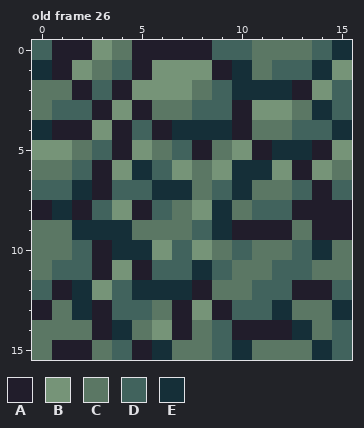
Pixel-art file -- aseprite/main.aseprite. This is how it looked before the edit.
16x16 pixels, 293 frames. Colours within 5 levels of each other are drawn and written as one. Shown: old frame 26. The commit also changed other frames, which this record leaves out.
Palette (. is transparent): A #211d2b  B #769478  C #5b7764  D #41635d  E #152f38
After:
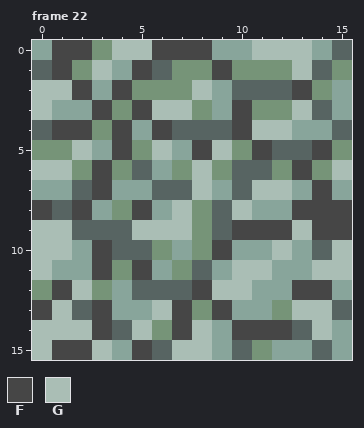
Colours new in this view: F #464646  G #aabeb5
A new or re-ordered frame is compared with the old frame closest to it.
From old to new:
frames 293 -> 295
@@ palette @@
-D #41635d
+D #88a59b
-E #152f38
+E #576462
--- frame 22 is new; against old frame 26, layer "main"
@@ x 0..15 @@
- 0 DAABCAAAADDCCCDE
- 1 EABCDABBBAECDDEB
- 2 CCADABBBCDEEEABD
- 3 CDDABACCDDABBCED
- 4 EAABADAEEEACCDDE
- 5 BBCDABCDACBAEEAB
- 6 CCDABEDBCBEEBABC
- 7 DDEADDEECDECCDAD
- 8 AEADBADCBECDDAAA
- 9 CCEEECCCDEAAACAA
-10 CCDAEEBDBCDCCDEC
-11 CDDABADDEDCCDDCC
-12 DAEBDEEEACCDDAAD
-13 ACEADDCABADDECCE
-14 CCCAECBACDAAAECD
-15 CAACDAECCDECCCED
+ 0 DFFBGGFFFDDGGGDE
+ 1 EFBGDFEBBFBBBGEB
+ 2 GGFDFBBBGDEEEFBD
+ 3 GDDFBFGGBDFBBGED
+ 4 EFFBFDFEEEFGGDDE
+ 5 BBGDFBGDFGBFEEFB
+ 6 GGBFBEDBGBEEBFBG
+ 7 DDEFDDEEGDEGGDFD
+ 8 FEFDBFDGBEGDDFFF
+ 9 GGEEEGGGBEFFFGFF
+10 GGDFEEBDBFDDGDEG
+11 GDDFBFDBEDGGDDGG
+12 BFGBDEEEFGGDDFFD
+13 FGEFDDGFBFDDBGGE
+14 GGGFEGBFGDFFFEGD
+15 GFFGDFEGGDEBDDED
Boxes around the changes in both pictures, in picture pixels (x1, y1, x2, y2):
changed: (32, 40, 352, 360)
